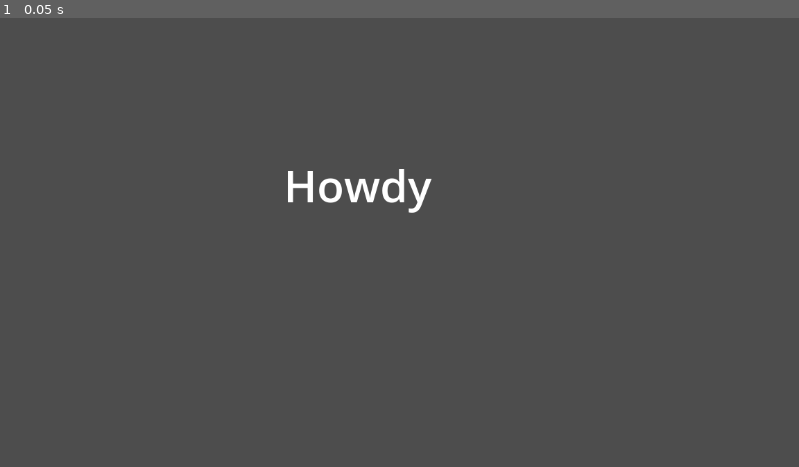
Above: before the commit, frame 1.
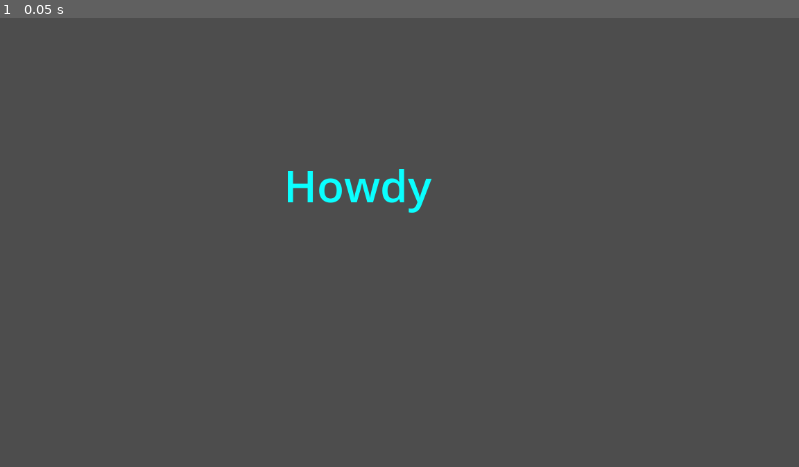
Above: after the commit, the same moment.

Repository: adrian-azan/Free-Parking
Game: Godot game, scene res://SCENES/Root.tscn
Same seed, same stepped clock (60 frames per second), same inputs: the game is played once before the commit and once after it.
Inputs:
- Up to frame 1 (0.05 s): no input

The runs differ from the first frame. In frame 1, 0.6% of the frame differs, in the area x 36-55%, y 33-44%.

Commit message:
Update Root.tscn
Changed text color to blue

Diff:
--- a/SCENES/Root.tscn
+++ b/SCENES/Root.tscn
@@ -7,6 +7,7 @@
 offset_top = -127.0
 offset_right = 310.0
 offset_bottom = 68.0
+theme_override_colors/font_color = Color(0.039215688, 1, 1, 1)
 theme_override_font_sizes/font_size = 64
 text = "Howdy"
 
